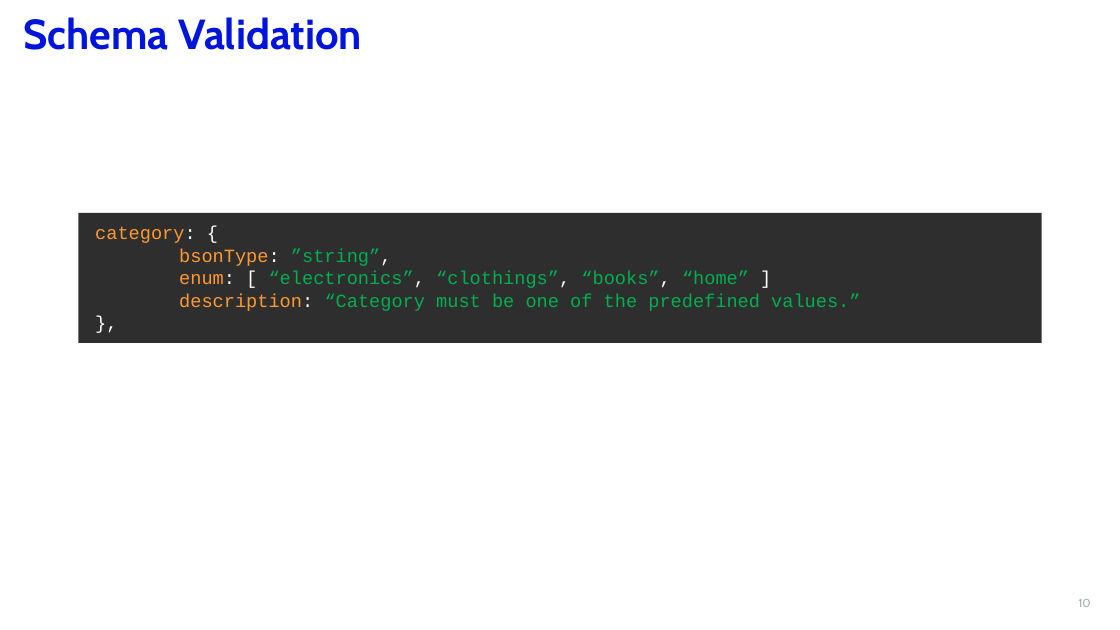
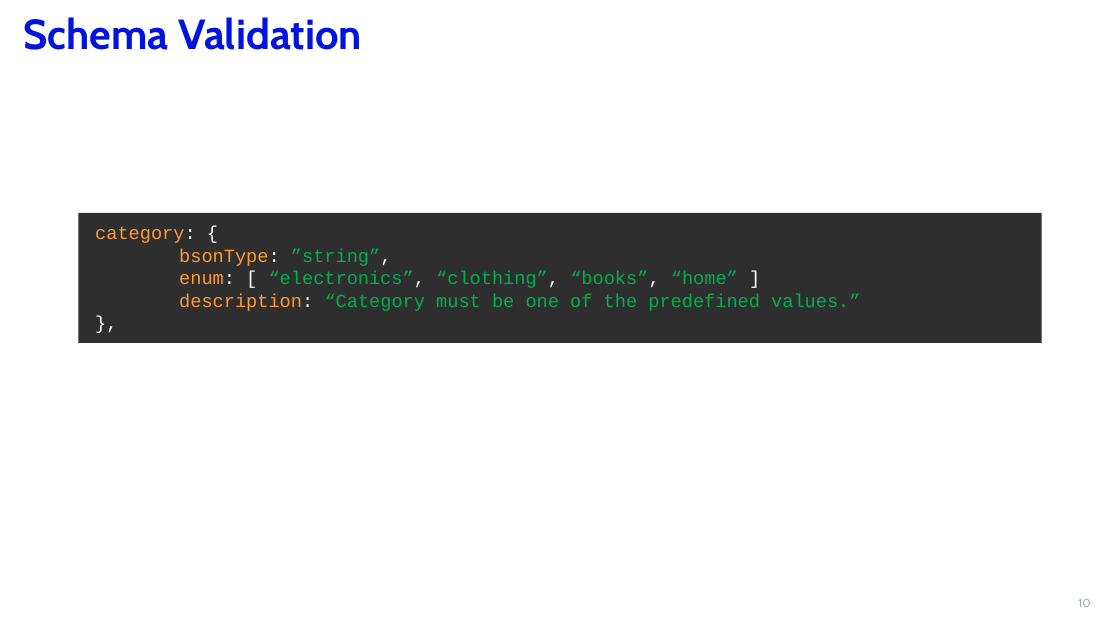
Before and after one commit to christianltds/mongodb_training, a slide deck: slide 10 of session 3/MongoDB – Training - Session 3.pptx. Drawn at 1120x630 pixels with LibreOffice and Linux fonts; fonts in the diff are those of the drawing; background and template pictures are left out. Boxes give left, top, right and bottom in pixels: in the first picture for what was removed or moved away, otherwise in the second. Text is boxed around its words. In the diff, an @@ line names an element or a change of style, - is before the commit and + after.

```diff
--- a/session 3/MongoDB – Training - Session 3.pptx
+++ b/session 3/MongoDB – Training - Session 3.pptx
@@ text in rectangle at box(179, 271, 738, 288): text changed @@
-enum: [ “electronics”, “clothings”, “books”, “home” ]
+enum: [ “electronics”, “clothing”, “books”, “home” ]
```
Also in this commit, not shown: 7 other slides changed.
